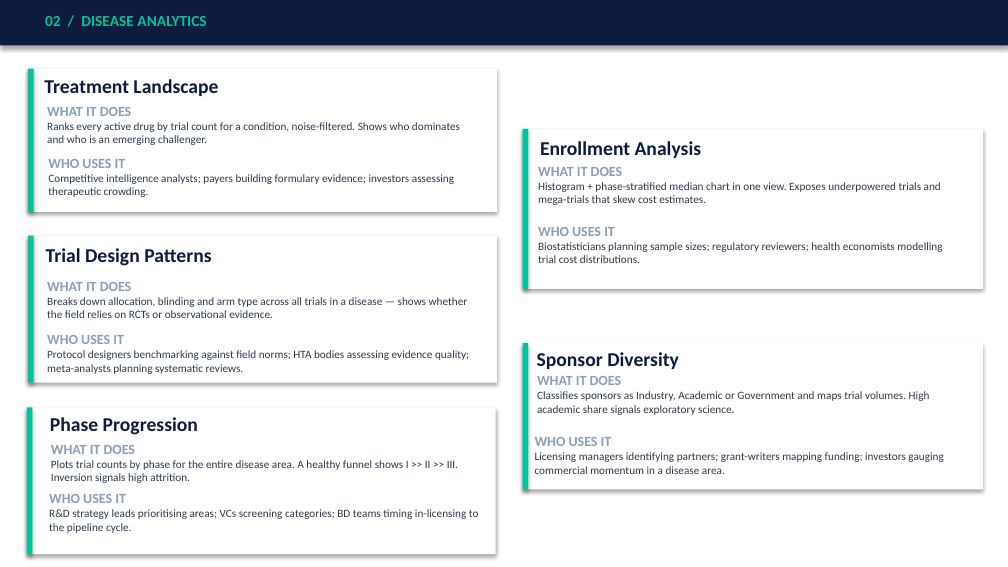
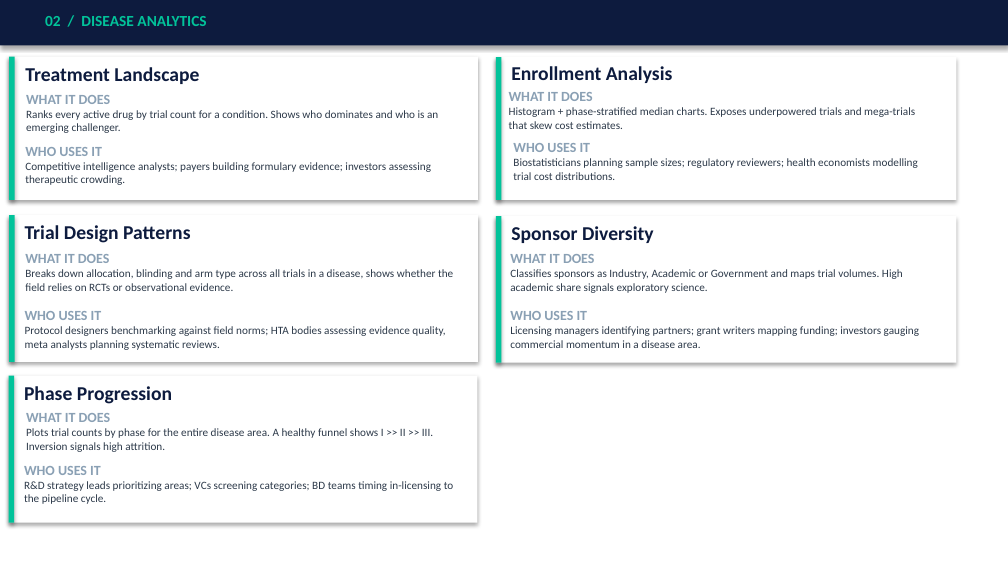
Before and after one commit to SHASANKsp/ClinicalTrails_application, a slide deck: slide 7 of ClinicalTrials_KG_LinkedIn_v2.pptx (slide 6 before the commit). Drawn at 1008x567 pixels with LibreOffice and Linux fonts; fonts in the diff are those of the drawing. Boxes give left, top, right and bottom in pixels: in the first picture for what was removed or moved away, otherwise in the second. Text is boxed around its words. In the diff, an @@ line names an element or a change of style, - is before the commit and + after.

```diff
--- a/ClinicalTrials_KG_LinkedIn_v2.pptx
+++ b/ClinicalTrials_KG_LinkedIn_v2.pptx
@@ 2 rectangles, 1 text: place and size @@
-2 rectangles, 1 text at [28,69,497,212]
+2 rectangles, 1 text at [9,56,478,200]
@@ rectangle: place and size @@
-rectangle at [522,129,983,289]
+rectangle at [496,57,957,201]
@@ rectangle: place and size @@
-rectangle at [522,129,528,289]
+rectangle at [496,57,502,201]
@@ text "Enrollment Analysis": place and size @@
-text "Enrollment Analysis" at [540,141,702,158]
+text "Enrollment Analysis" at [511,66,673,83]
@@ text "WHAT IT DOES": place and size @@
-text "WHAT IT DOES" at [47,107,460,145]
+text "WHAT IT DOES" at [26,95,438,133]
@@ text "WHAT IT DOES": place and size @@
-text "WHAT IT DOES" at [538,167,941,205]
+text "WHAT IT DOES" at [509,92,915,129]
@@ text at [26,110,438,133]: text changed @@
-Ranks every active drug by trial count for a condition, noise-filtered. Shows who dominates and who is an emerging challenger.
+Ranks every active drug by trial count for a condition. Shows who dominates and who is an emerging challenger.
@@ text at [509,107,915,129]: text changed @@
-Histogram + phase-stratified median chart in one view. Exposes underpowered trials and mega-trials that skew cost estimates.
+Histogram + phase-stratified median charts. Exposes underpowered trials and mega-trials that skew cost estimates.
@@ text "WHO USES IT": place and size @@
-text "WHO USES IT" at [48,159,454,197]
+text "WHO USES IT" at [25,147,431,185]
@@ text "WHO USES IT": place and size @@
-text "WHO USES IT" at [538,227,942,263]
+text "WHO USES IT" at [513,143,918,180]
@@ rectangle: place and size @@
-rectangle at [28,236,497,383]
+rectangle at [9,215,478,362]
@@ rectangle: place and size @@
-rectangle at [28,236,34,383]
+rectangle at [9,215,15,362]
@@ 2 texts, 2 rectangles: place and size @@
-2 texts, 2 rectangles at [522,343,983,489]
+2 texts, 2 rectangles at [496,217,957,363]
@@ 3 texts: place and size @@
-3 texts at [46,248,469,374]
+3 texts at [25,225,453,350]
@@ text at [25,269,453,291]: text changed @@
-Breaks down allocation, blinding and arm type across all trials in a disease — shows whether the field relies on RCTs or observational evidence.
+Breaks down allocation, blinding and arm type across all trials in a disease, shows whether the field relies on RCTs or observational evidence.
@@ text "WHAT IT DOES": place and size @@
-text "WHAT IT DOES" at [537,376,930,415]
+text "WHAT IT DOES" at [510,254,903,293]
@@ text at [25,326,445,350]: text changed @@
-Protocol designers benchmarking against field norms; HTA bodies assessing evidence quality; meta-analysts planning systematic reviews.
+Protocol designers benchmarking against field norms; HTA bodies assessing evidence quality, meta analysts planning systematic reviews.
@@ text at [510,326,919,348]: text changed @@
-Licensing managers identifying partners; grant-writers mapping funding; investors gauging commercial momentum in a disease area.
+Licensing managers identifying partners; grant writers mapping funding; investors gauging commercial momentum in a disease area.
@@ rectangle: place and size @@
-rectangle at [27,407,496,554]
+rectangle at [9,376,478,523]
@@ rectangle: place and size @@
-rectangle at [27,407,33,554]
+rectangle at [9,376,15,523]
@@ 3 texts: place and size @@
-3 texts at [49,417,479,533]
+3 texts at [24,386,454,504]
@@ text at [24,481,454,504]: text changed @@
-R&D strategy leads prioritising areas; VCs screening categories; BD teams timing in-licensing to the pipeline cycle.
+R&D strategy leads prioritizing areas; VCs screening categories; BD teams timing in-licensing to the pipeline cycle.
```
Also in this commit, not shown: 10 other slides changed, 1 slide added, 6 slides removed, 3 other files.
